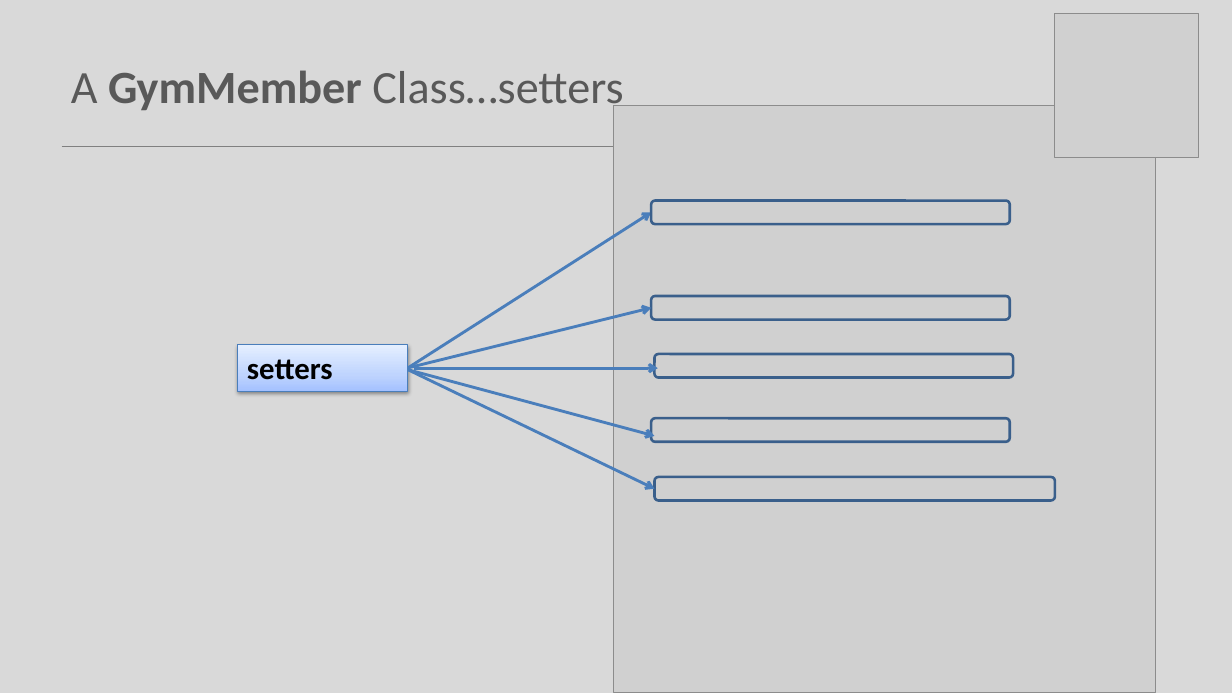
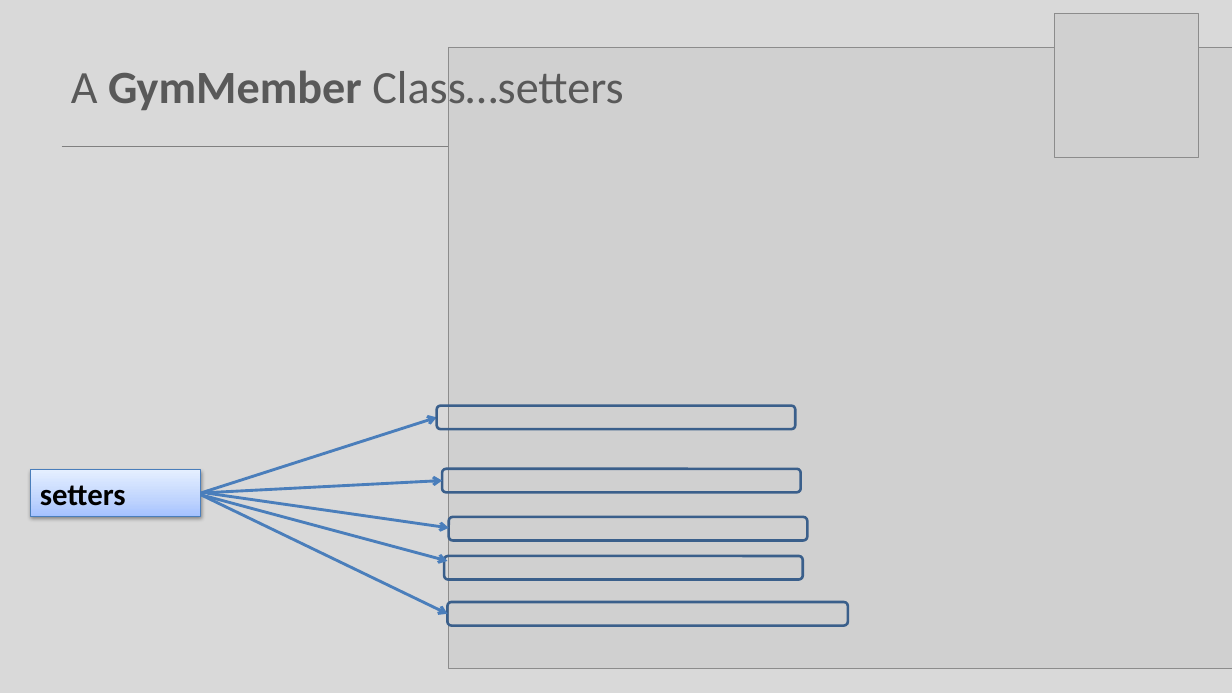
Before and after one commit to Programming-Fundamentals-SETU/prog-fund-1-sept-25, a slide deck: slide 17 of topic08-arrays-of-objects/unit-1/talk-2-gym-app/oo-gym-v1.pptx (slide 21 before the commit). Drawn at 1232x693 pixels with LibreOffice and Linux fonts; fonts in the diff are those of the drawing; grey boxes stand for pictures. Boxes give left, top, right and bottom in pixels: in the first picture for what was removed or moved away, otherwise in the second. Text is boxed around its words. In the diff, an @@ line names an element or a change of style, - is before the commit and + after.

```diff
--- a/topic08-arrays-of-objects/unit-1/talk-2-gym-app/oo-gym-v1.pptx
+++ b/topic08-arrays-of-objects/unit-1/talk-2-gym-app/oo-gym-v1.pptx
@@ picture: place and size @@
-picture at bbox=[614, 105, 1157, 693]
+picture at bbox=[449, 47, 1232, 668]
@@ arrow moved from (408, 368) - (652, 213) to (201, 494) - (437, 418) @@
@@ rounded rectangle: place and size @@
-rounded rectangle at bbox=[652, 201, 1010, 224]
+rounded rectangle at bbox=[437, 406, 796, 429]
@@ rectangle "setters": place and size @@
-rectangle "setters" at bbox=[238, 345, 408, 391]
+rectangle "setters" at bbox=[30, 470, 201, 516]
@@ rounded rectangle: place and size @@
-rounded rectangle at bbox=[652, 296, 1010, 319]
+rounded rectangle at bbox=[443, 469, 801, 492]
@@ 2 arrows, 1 rounded rectangle: place and size @@
-2 arrows, 1 rounded rectangle at bbox=[408, 370, 1055, 500]
+2 arrows, 1 rounded rectangle at bbox=[201, 494, 848, 626]
@@ arrow moved from (408, 368) - (652, 308) to (201, 494) - (443, 481) @@
@@ arrow moved from (415, 368) - (658, 368) to (207, 494) - (449, 528) @@
@@ rounded rectangle: place and size @@
-rounded rectangle at bbox=[654, 354, 1013, 377]
+rounded rectangle at bbox=[449, 517, 808, 540]
@@ rounded rectangle: place and size @@
-rounded rectangle at bbox=[652, 419, 1010, 442]
+rounded rectangle at bbox=[445, 556, 803, 579]
```
Also in this commit, not shown: 14 other slides changed, 4 slides removed, 10 other files.
